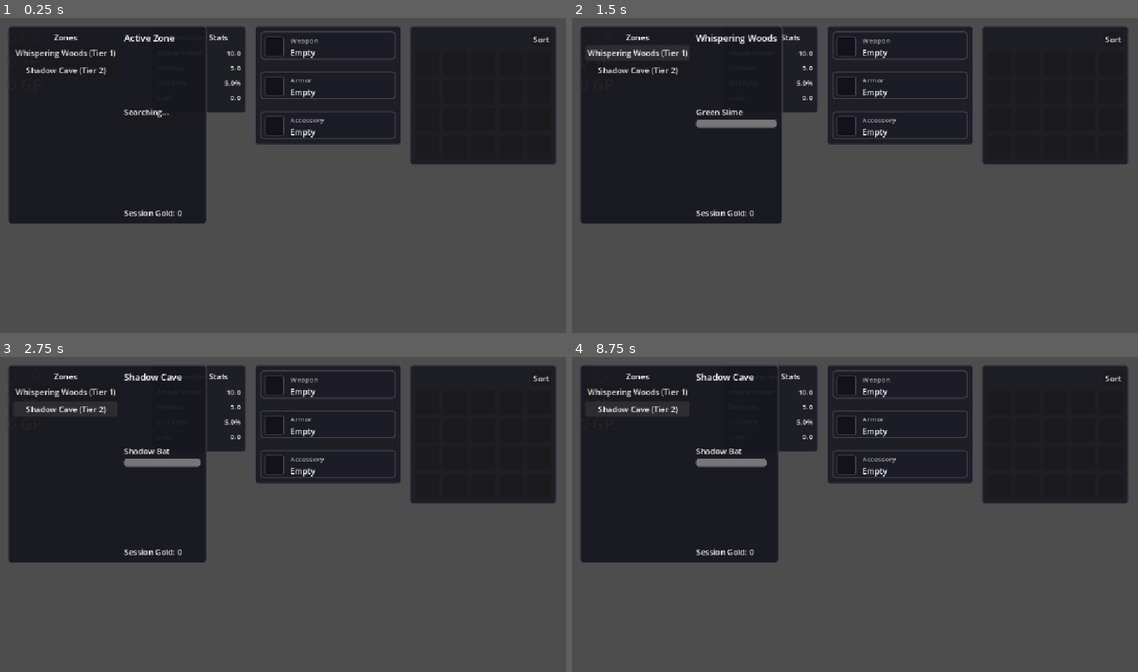
Above: before the commit, frames 1-4 (two rows, left to right).
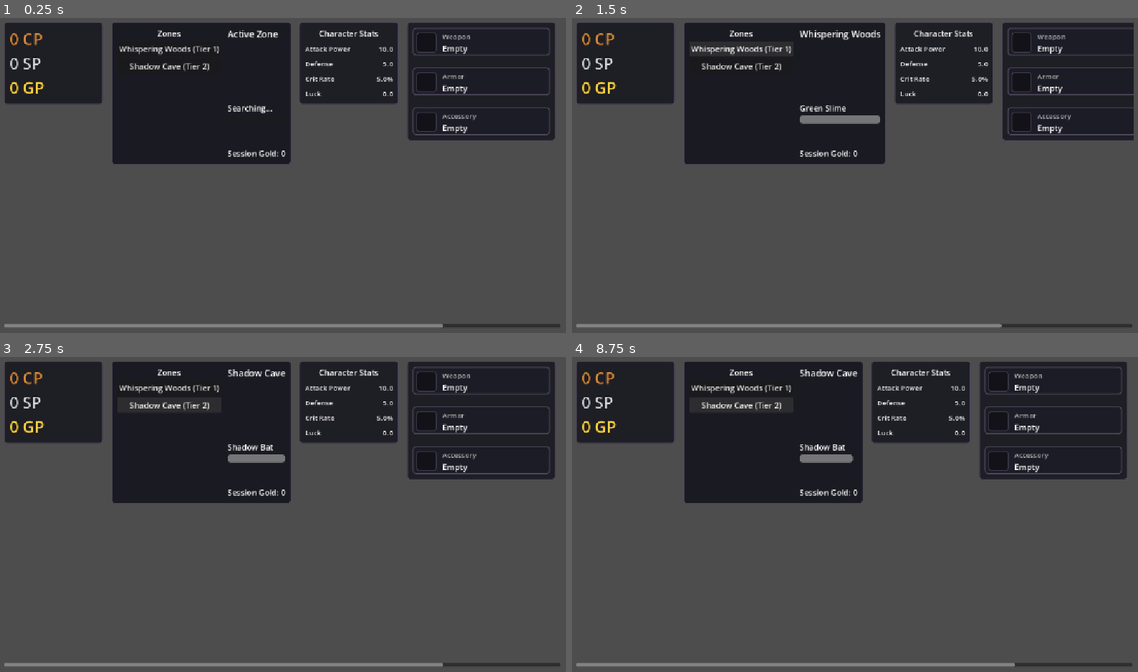
Above: after the commit, the same moments.

Repository: Aranha246/project-idle-fantasy
Game: Godot game, scene res://scenes/Main.tscn
Two runs of this game, one before a commit and one after it. Both use one fixed random seed, a clock stepped at 60 frames per second and the inputs below.
Inputs (mouse positions are in pixels of both pictures, inside the frame that each line leads up to):
- Up to frame 1 (0.25 s): no input
- Up to frame 2 (1.5 s): click (1115, 40) at 0.5 s, where only the run before the commit has a clickable "Sort"; click "Whispering Woods (Tier 1)" at 1.25 s
- Up to frame 3 (2.75 s): click "Shadow Cave (Tier 2)" at 2 s
- Up to frame 4 (8.75 s): tap Enter at 2.75, 4.25, 5.75 s; tap Space at 3.5, 5, 6.5 s; hold S 3.53-4.28 s; hold S 5.78-8.03 s

The runs differ from the first frame. In frame 1, 24% of the frame differs, in the area x 0-99%, y 1-99%; in frame 2, 26%, in the area x 0-100%, y 1-99%; in frame 3, 25%; in frame 4, 25%.

Commit message:
fix: restructure main HUD into a single container row to eliminate panel overlap
Root cause: each HUD panel was mounted on its own CanvasLayer with absolute anchors/offsets (left-anchored ZoneSelectionUI at 0-424px vs right-anchored StatsUI at -840 to -648px), so narrower viewports made them collide.

Main.gd now owns one CanvasLayer -> MarginContainer(16px) -> ScrollContainer -> HBoxContainer(separation=16) that lays panels out left-to-right. Panels mount in fixed order: HUD (currency) -> ZoneSelectionUI -> StatsUI -> EquipmentUI -> InventoryUI, using custom_minimum_size + size flags. Added runtime _on_viewport_resized() guardrail that flips the scroll axis to AUTO on overflow. HUD scene/script converted from CanvasLayer to PanelContainer. Removed stray tracked _inv_check.log.

Validated headlessly across 9 resolutions (1152x648 through 4K plus mobile aspect ratios): 58/58 assertions passed (no overlap, correct order, 16px gaps, no clipping).

Diff:
--- a/scenes/ui/EquipmentUI.tscn
+++ b/scenes/ui/EquipmentUI.tscn
@@ -19,14 +19,9 @@
 corner_radius_bottom_left = 6
 
 [node name="EquipmentUI" type="PanelContainer"]
-anchors_preset = 1
-anchor_left = 1.0
-anchor_right = 1.0
-offset_left = -632.0
-offset_top = 24.0
-offset_right = -336.0
-offset_bottom = 264.0
-grow_horizontal = 0
+custom_minimum_size = Vector2(300, 0)
+size_flags_horizontal = 0
+size_flags_vertical = 0
 theme_override_styles/panel = SubResource("StyleBoxFlat_equipment")
 script = ExtResource("1_equip")
 
--- a/scenes/ui/HUD.tscn
+++ b/scenes/ui/HUD.tscn
@@ -1,16 +1,38 @@
-[gd_scene load_steps=2 format=3]
+[gd_scene load_steps=3 format=3]
 
 [ext_resource type="Script" path="res://scripts/ui/HUD.gd" id="1_hud"]
 
-[node name="HUD" type="CanvasLayer"]
+[sub_resource type="StyleBoxFlat" id="StyleBoxFlat_hud"]
+content_margin_left = 12.0
+content_margin_top = 12.0
+content_margin_right = 12.0
+content_margin_bottom = 12.0
+bg_color = Color(0.0901961, 0.0901961, 0.121569, 0.858824)
+border_width_left = 2
+border_width_top = 2
+border_width_right = 2
+border_width_bottom = 2
+border_color = Color(0.301961, 0.278431, 0.352941, 1)
+corner_radius_top_left = 6
+corner_radius_top_right = 6
+corner_radius_bottom_right = 6
+corner_radius_bottom_left = 6
+
+[node name="HUD" type="PanelContainer"]
+custom_minimum_size = Vector2(200, 0)
+size_flags_horizontal = 0
+size_flags_vertical = 0
+theme_override_styles/panel = SubResource("StyleBoxFlat_hud")
 script = ExtResource("1_hud")
 
-[node name="CopperLabel" type="Label" parent="."]
+[node name="CurrencyBox" type="VBoxContainer" parent="."]
+layout_mode = 2
+theme_override_constants/separation = 4
+
+[node name="CopperLabel" type="Label" parent="CurrencyBox"]
 unique_name_in_owner = true
-offset_left = 24.0
-offset_top = 24.0
-offset_right = 344.0
-offset_bottom = 64.0
+custom_minimum_size = Vector2(0, 36)
+layout_mode = 2
 theme_override_colors/font_color = Color(0.858824, 0.552941, 0.247059, 1)
 theme_override_colors/font_outline_color = Color(0, 0, 0, 0.784314)
 theme_override_constants/outline_size = 4
@@ -18,12 +40,10 @@
 text = "0 CP"
 vertical_alignment = 1
 
-[node name="SilverLabel" type="Label" parent="."]
+[node name="SilverLabel" type="Label" parent="CurrencyBox"]
 unique_name_in_owner = true
-offset_left = 24.0
-offset_top = 72.0
-offset_right = 344.0
-offset_bottom = 112.0
+custom_minimum_size = Vector2(0, 36)
+layout_mode = 2
 theme_override_colors/font_color = Color(0.823529, 0.839216, 0.870588, 1)
 theme_override_colors/font_outline_color = Color(0, 0, 0, 0.784314)
 theme_override_constants/outline_size = 4
@@ -31,12 +51,10 @@
 text = "0 SP"
 vertical_alignment = 1
 
-[node name="GoldLabel" type="Label" parent="."]
+[node name="GoldLabel" type="Label" parent="CurrencyBox"]
 unique_name_in_owner = true
-offset_left = 24.0
-offset_top = 120.0
-offset_right = 344.0
-offset_bottom = 160.0
+custom_minimum_size = Vector2(0, 36)
+layout_mode = 2
 theme_override_colors/font_color = Color(1, 0.843137, 0.25098, 1)
 theme_override_colors/font_outline_color = Color(0, 0, 0, 0.784314)
 theme_override_constants/outline_size = 4
--- a/scenes/ui/InventoryUI.tscn
+++ b/scenes/ui/InventoryUI.tscn
@@ -19,14 +19,9 @@
 corner_radius_bottom_left = 6
 
 [node name="InventoryUI" type="PanelContainer"]
-anchors_preset = 1
-anchor_left = 1.0
-anchor_right = 1.0
-offset_left = -320.0
-offset_top = 24.0
-offset_right = -24.0
-offset_bottom = 300.0
-grow_horizontal = 0
+custom_minimum_size = Vector2(296, 0)
+size_flags_horizontal = 3
+size_flags_vertical = 0
 theme_override_styles/panel = SubResource("StyleBoxFlat_panel")
 script = ExtResource("1_inv")
 
--- a/scenes/ui/StatsUI.tscn
+++ b/scenes/ui/StatsUI.tscn
@@ -19,13 +19,8 @@
 corner_radius_bottom_left = 6
 
 [node name="StatsUI" type="PanelContainer"]
-anchors_preset = 1
-anchor_left = 1.0
-anchor_right = 1.0
-offset_left = -840.0
-offset_top = 24.0
-offset_right = -648.0
-offset_bottom = 200.0
-grow_horizontal = 0
+custom_minimum_size = Vector2(200, 0)
+size_flags_horizontal = 0
+size_flags_vertical = 0
 theme_override_styles/panel = SubResource("StyleBoxFlat_stats")
 script = ExtResource("1_stats")
--- a/scenes/ui/ZoneSelectionUI.tscn
+++ b/scenes/ui/ZoneSelectionUI.tscn
@@ -19,11 +19,9 @@
 corner_radius_bottom_left = 6
 
 [node name="ZoneSelectionUI" type="PanelContainer"]
-anchors_preset = 0
-offset_left = 24.0
-offset_top = 24.0
-offset_right = 424.0
-offset_bottom = 424.0
+custom_minimum_size = Vector2(360, 288)
+size_flags_horizontal = 3
+size_flags_vertical = 0
 theme_override_styles/panel = SubResource("StyleBoxFlat_zone")
 script = ExtResource("1_zone")
 
--- a/scripts/Main.gd
+++ b/scripts/Main.gd
@@ -1,50 +1,109 @@
 extends Node2D
 ## Root scene controller.
 ##
-## Mounts every UI scene on its own CanvasLayer so the interface renders above
-## the game world, stays fixed on screen and is unaffected by any Camera2D.
+## Every UI panel is mounted inside a single screen-fixed `CanvasLayer` and laid
+## out by one shared container hierarchy:
+##
+##     CanvasLayer
+##       └─ MarginContainer        (16px screen margin)
+##            └─ ScrollContainer   (prevents any overlap / off-screen bleeding)
+##                 └─ HBoxContainer (16px gap between panels)
+##                      ├─ HUD / currency panel  (fixed width, left aligned)
+##                      ├─ Zone selection panel  (flexible)
+##                      ├─ Character stats panel (fixed width)
+##                      ├─ Equipment panel       (fixed width)
+##                      └─ Inventory panel       (flexible, rightmost)
+##
+## Because every panel is a child of the same `HBoxContainer`, panels can never
+## overlap regardless of the viewport size: their spacing is enforced by the
+## container separation and content that does not fit scrolls horizontally
+## instead of bleeding past the screen edge.
+##
 ## Scenes are loaded defensively: a missing or broken file logs an error and is
 ## skipped instead of crashing the game.
 
-## UI scenes to mount, in draw order (later entries render on top).
+## Panels to mount, in strict left-to-right order.
 const UI_SCENES: Array[String] = [
 	"res://scenes/ui/HUD.tscn",
+	"res://scenes/ui/ZoneSelectionUI.tscn",
+	"res://scenes/ui/StatsUI.tscn",
+	"res://scenes/ui/EquipmentUI.tscn",
 	"res://scenes/ui/InventoryUI.tscn",
-	"res://scenes/ui/EquipmentUI.tscn",
-	"res://scenes/ui/StatsUI.tscn",
-	"res://scenes/ui/ZoneSelectionUI.tscn",
 ]
 
-## CanvasLayer level used to host UI scenes that are not one already.
+## CanvasLayer level used to host the HUD.
 const UI_LAYER: int = 1
+
+## Screen edge margin (in pixels) applied on all four sides.
+const SCREEN_MARGIN: int = 16
+
+## Gap (in pixels) enforced between adjacent panels.
+const PANEL_GAP: int = 16
+
+## Fallback width used when a panel declares no minimum width of its own.
+const MIN_PANEL_WIDTH: float = 160.0
+
+var _scroll: ScrollContainer = null
+var _panel_row: HBoxContainer = null
+var _root_margin: MarginContainer = null
 
 
 func _ready() -> void:
+	_build_hud_root()
 	for scene_path: String in UI_SCENES:
-		_mount_ui_scene(scene_path)
+		_mount_ui_panel(scene_path)
+
+	var viewport: Viewport = get_viewport()
+	if viewport != null and not viewport.size_changed.is_connected(_on_viewport_resized):
+		viewport.size_changed.connect(_on_viewport_resized)
+	_on_viewport_resized()
 
 
-## Loads `scene_path` and mounts it under a screen-fixed CanvasLayer.
-func _mount_ui_scene(scene_path: String) -> void:
-	var instance: Node = _instantiate_scene(scene_path)
-	if instance == null:
-		return
-
-	# Scenes that are already a CanvasLayer host themselves.
-	if instance is CanvasLayer:
-		add_child(instance)
-		return
-
+## Builds the single CanvasLayer > Margin > Scroll > HBox hierarchy that owns
+## every HUD panel.
+func _build_hud_root() -> void:
 	var ui_layer: CanvasLayer = CanvasLayer.new()
-	ui_layer.name = "%sLayer" % instance.name
+	ui_layer.name = "HUDRoot"
 	ui_layer.layer = UI_LAYER
 	add_child(ui_layer)
-	ui_layer.add_child(instance)
+
+	_root_margin = MarginContainer.new()
+	_root_margin.name = "HUDRootMargin"
+	_root_margin.set_anchors_preset(Control.PRESET_FULL_RECT)
+	_root_margin.add_theme_constant_override("margin_left", SCREEN_MARGIN)
+	_root_margin.add_theme_constant_override("margin_top", SCREEN_MARGIN)
+	_root_margin.add_theme_constant_override("margin_right", SCREEN_MARGIN)
+	_root_margin.add_theme_constant_override("margin_bottom", SCREEN_MARGIN)
+	_root_margin.mouse_filter = Control.MOUSE_FILTER_IGNORE
+	ui_layer.add_child(_root_margin)
+
+	_scroll = ScrollContainer.new()
+	_scroll.name = "HUDPanelScroll"
+	_scroll.horizontal_scroll_mode = ScrollContainer.SCROLL_MODE_AUTO
+	_scroll.vertical_scroll_mode = ScrollContainer.SCROLL_MODE_DISABLED
+	_root_margin.add_child(_scroll)
+
+	_panel_row = HBoxContainer.new()
+	_panel_row.name = "HUDPanelRow"
+	_panel_row.alignment = BoxContainer.ALIGNMENT_BEGIN
+	_panel_row.add_theme_constant_override("separation", PANEL_GAP)
+	_panel_row.size_flags_horizontal = Control.SIZE_EXPAND_FILL
+	_panel_row.size_flags_vertical = Control.SIZE_EXPAND_FILL
+	_scroll.add_child(_panel_row)
+
+
+## Instantiates `scene_path` and adds it to the panel row so the container
+## enforces ordering and spacing.
+func _mount_ui_panel(scene_path: String) -> void:
+	var panel: Control = _instantiate_panel(scene_path)
+	if panel == null:
+		return
+	_panel_row.add_child(panel)
 
 
 ## Validates and instantiates `scene_path`, returning null (with an error
-## logged) when the resource is missing or cannot be turned into a node.
-func _instantiate_scene(scene_path: String) -> Node:
+## logged) when the resource is missing or cannot be turned into a Control.
+func _instantiate_panel(scene_path: String) -> Control:
 	if not ResourceLoader.exists(scene_path):
 		push_error("Main: UI scene not found at '%s'." % scene_path)
 		return null
@@ -56,4 +115,57 @@
 	if instance == null:
 		push_error("Main: failed to instantiate '%s'." % scene_path)
 		return null
-	return instance
+	if not instance is Control:
+		push_error("Main: '%s' root is not a Control and cannot be laid out." % scene_path)
+		instance.queue_free()
+		return null
+	return instance as Control
+
+
+## Runtime guardrail: keeps the panel row inside the viewport at every
+## resolution by enabling scrolling only on the axis that actually overflows.
+func _on_viewport_resized() -> void:
+	if _scroll == null or _panel_row == null:
+		return
+
+	var viewport: Viewport = get_viewport()
+	if viewport == null:
+		return
+	var viewport_size: Vector2 = viewport.get_visible_rect().size
+	var available_width: float = maxf(0.0, viewport_size.x - float(SCREEN_MARGIN) * 2.0)
+	var available_height: float = maxf(0.0, viewport_size.y - float(SCREEN_MARGIN) * 2.0)
+
+	if _required_row_width() > available_width:
+		_scroll.horizontal_scroll_mode = ScrollContainer.SCROLL_MODE_AUTO
+	else:
+		_scroll.horizontal_scroll_mode = ScrollContainer.SCROLL_MODE_DISABLED
+
+	if _required_row_height() > available_height:
+		_scroll.vertical_scroll_mode = ScrollContainer.SCROLL_MODE_AUTO
+	else:
+		_scroll.vertical_scroll_mode = ScrollContainer.SCROLL_MODE_DISABLED
+
+
+## Total width the panel row needs at its current minimum sizes. Uses
+## `get_combined_minimum_size()` so panel content (not just the declared
+## `custom_minimum_size`) is taken into account.
+func _required_row_width() -> float:
+	var total: float = 0.0
+	var count: int = 0
+	for child: Node in _panel_row.get_children():
+		if child is Control:
+			var panel: Control = child as Control
+			total += maxf(panel.get_combined_minimum_size().x, MIN_PANEL_WIDTH)
+			count += 1
+	if count > 1:
+		total += float(PANEL_GAP) * float(count - 1)
+	return total
+
+
+## Tallest panel in the row, used to decide whether vertical scrolling is needed.
+func _required_row_height() -> float:
+	var tallest: float = 0.0
+	for child: Node in _panel_row.get_children():
+		if child is Control:
+			tallest = maxf(tallest, (child as Control).get_combined_minimum_size().y)
+	return tallest
--- a/scripts/ui/HUD.gd
+++ b/scripts/ui/HUD.gd
@@ -1,9 +1,10 @@
-extends CanvasLayer
+extends PanelContainer
 ## Heads-up display for the player's tiered currency.
 ##
-## The root node is a CanvasLayer, so the HUD renders above the game world
-## and stays fixed on screen regardless of the active Camera2D. It listens to
-## the global `SignalBus.currency_updated` signal to refresh the labels.
+## The root node is a `PanelContainer` so the panel is laid out by the HUD's
+## shared container row in `Main.gd` (which owns the screen-fixed CanvasLayer),
+## guaranteeing it never overlaps the neighbouring panels. It listens to the
+## global `SignalBus.currency_updated` signal to refresh the labels.
 
 @onready var copper_label: Label = %CopperLabel
 @onready var silver_label: Label = %SilverLabel
Not shown, removed: _inv_check.log
